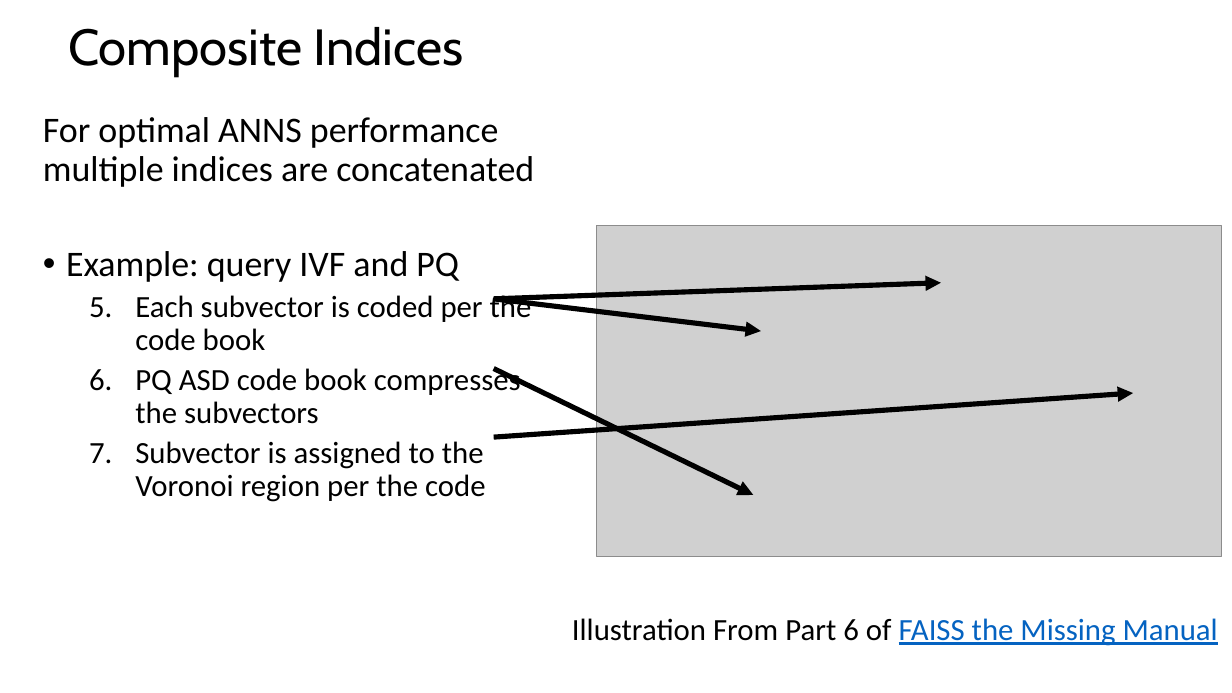
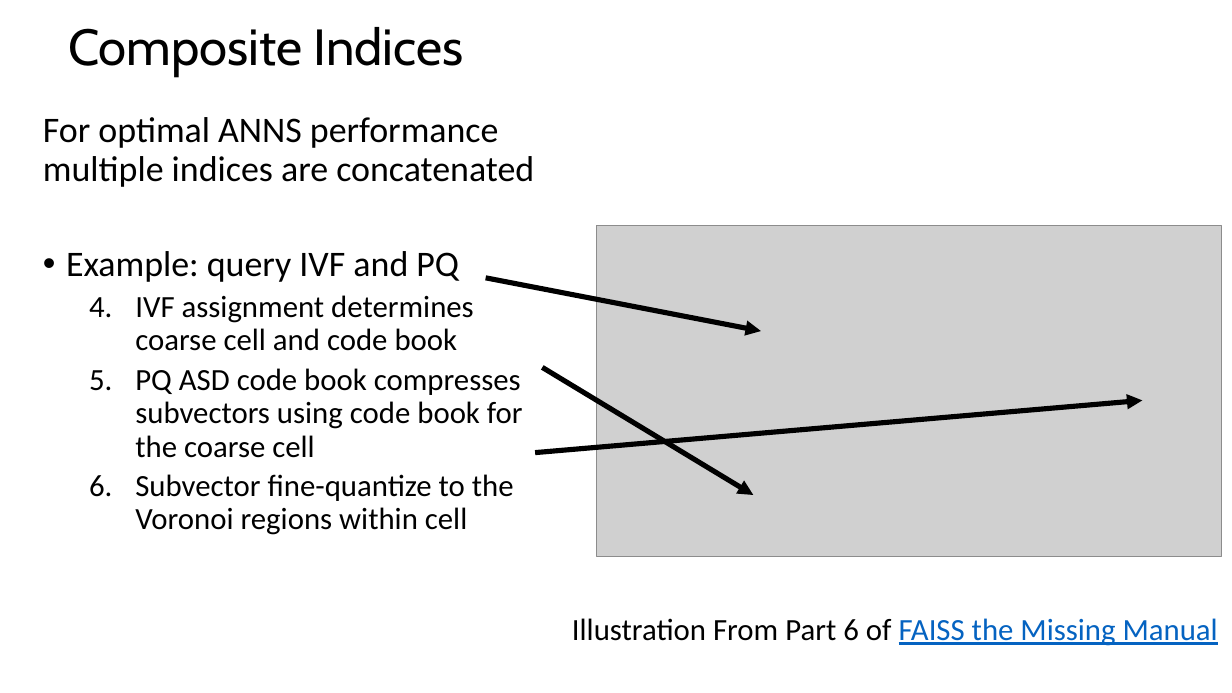
Before and after one commit to StephenElston/CSCI-E-108, a slide deck: slide 34 of slides/9_EfficientSimilaritySearch_Part2.pptx. Drawn at 1232x693 pixels with LibreOffice and Linux fonts; fonts in the diff are those of the drawing; grey boxes stand for pictures. Boxes give left, top, right and bottom in pixels: in the first picture for what was removed or moved away, otherwise in the second. Text is boxed around its words. In the diff, an @@ line names an element or a change of style, - is before the commit and + after.

Commit message:
Clearified IVF-PQ slides, updated slides, corrected typos

```diff
--- a/slides/9_EfficientSimilaritySearch_Part2.pptx
+++ b/slides/9_EfficientSimilaritySearch_Part2.pptx
@@ text at <box>135,295,523,535</box>: text changed @@
-  5. Each subvector is coded per the code book
-  6. PQ ASD code book compresses the subvectors
-  7. Subvector is assigned to the Voronoi region per the code
+  4. IVF assignment determines coarse cell and code book
+  5. PQ ASD code book compresses subvectors using code book for the coarse cell
+  6. Subvector fine-quantize to the Voronoi regions within cell
@@ arrow moved from (494, 299) - (762, 331) to (486, 278) - (762, 331) @@
@@ arrow removed from (494, 299) to (941, 283) @@
@@ arrow moved from (494, 369) - (753, 495) to (543, 368) - (753, 495) @@
@@ arrow moved from (494, 437) - (1133, 393) to (535, 453) - (1142, 400) @@
```
Also in this commit, not shown: 5 other slides changed.
